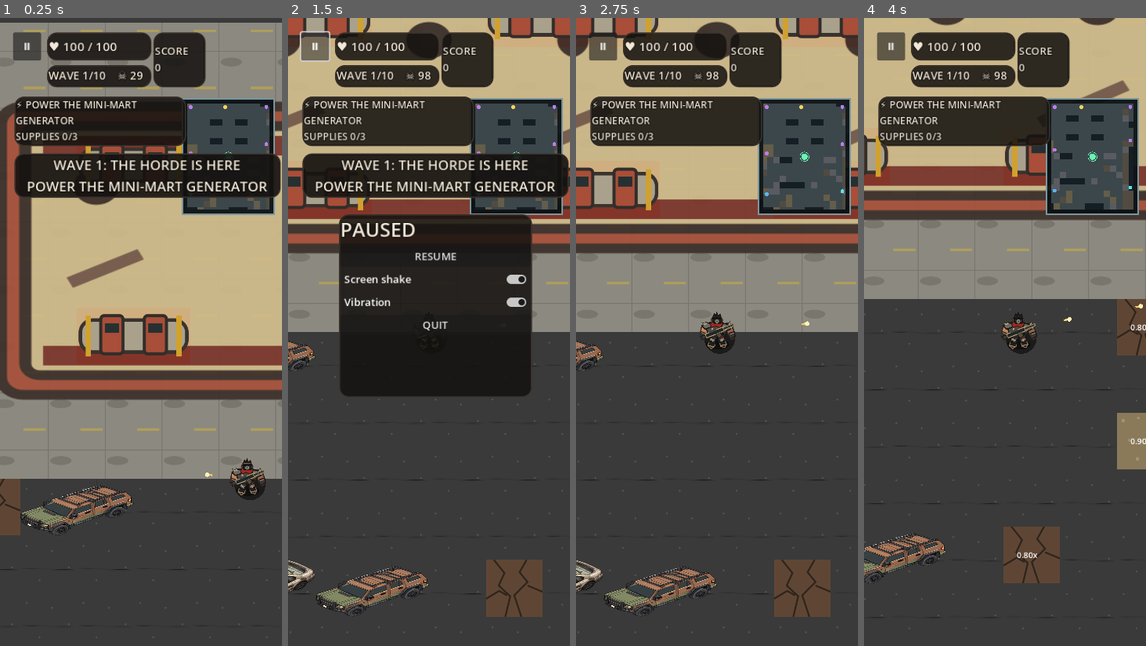
Above: before the commit, frames 1-4 (left to right).
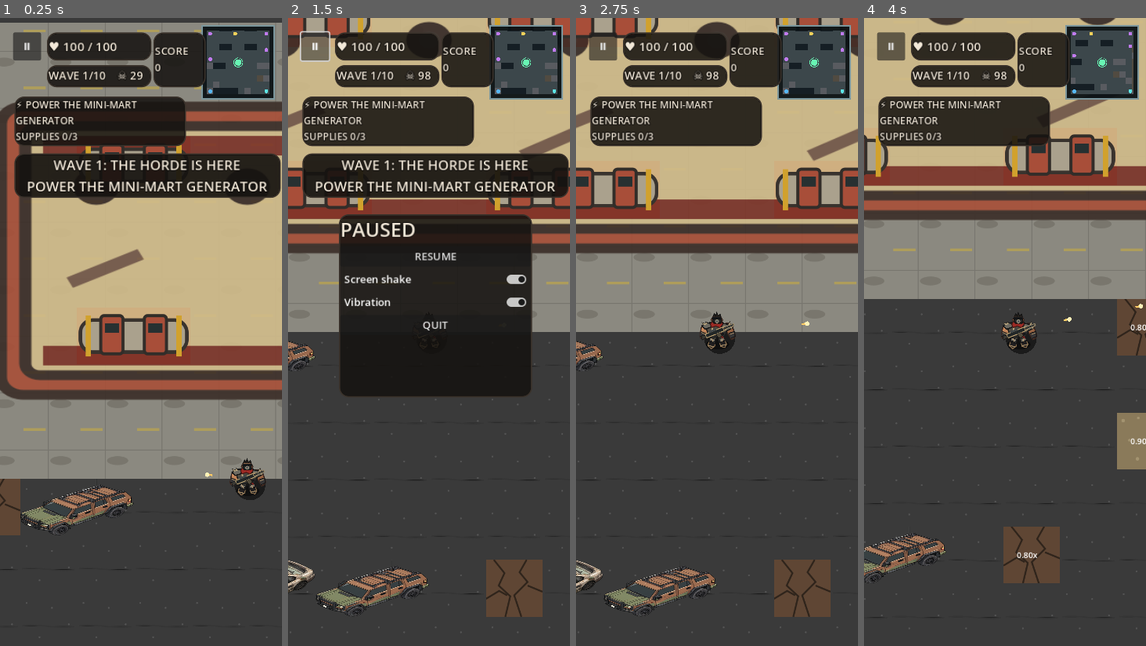
Above: after the commit, the same moments.

Repository: dennypag02/deadshift
Game: Godot game, scene res://scenes/Outskirts.tscn
Two runs of this game, one before a commit and one after it. Both use one fixed random seed, a clock stepped at 60 frames per second and the inputs below.
Inputs (mouse positions are in pixels of both pictures, inside the frame that each line leads up to):
- Up to frame 1 (0.25 s): no input
- Up to frame 2 (1.5 s): tap Enter at 0.5 s; drag from (516, 156) to (457, 193) at 0.52 s; click "Ⅱ" at 1.25 s
- Up to frame 3 (2.75 s): click "RESUME" at 2 s
- Up to frame 4 (4 s): tap Space at 2.75 s; drag from (948, 363) to (990, 457) at 2.77 s; move the mouse to (1033, 193) at 3.52 s; hold Right (ui_right) from 3.53 s (still down); tap H at 3.6 s

The runs differ from the first frame. In frame 1, 6.6% of the frame differs, in the area x 64-98%, y 1-32%; in frame 2, 6.6%; in frame 3, 8.9%; in frame 4, 8.9%.

Commit message:
Replace world objective text with icon markers and trap countdown rings

Diff:
--- a/godot/scripts/outskirts.gd
+++ b/godot/scripts/outskirts.gd
@@ -278,8 +278,8 @@
 	var tactical_map := Control.new()
 	tactical_map.set_script(load("res://scripts/tactical_minimap.gd"))
 	tactical_map.set("game", self)
-	tactical_map.position = Vector2(280, 124)
-	tactical_map.size = Vector2(140, 176)
+	tactical_map.position = Vector2(310, 12)
+	tactical_map.size = Vector2(110, 112)
 	ui.add_child(tactical_map)
 
 	var polish_hud := Control.new()
@@ -1007,7 +1007,7 @@
 	if not generator_active:
 		draw_circle(GENERATOR_POS, 42, Color(0.95, 0.80, 0.20, 0.28))
 		draw_circle(GENERATOR_POS, 22, Color("#e6c04d"))
-		_label(GENERATOR_POS + Vector2(-76, -55), "GENERATOR", 20, Color("#fff0a8"))
+		_marker_icon(GENERATOR_POS, "bolt", Color("#F2A23A"))
 
 	# Supply caches.
 	for cache in supply_caches:
@@ -1015,7 +1015,7 @@
 			var p := Vector2(cache["pos"])
 			draw_rect(Rect2(p - Vector2(24, 18), Vector2(48, 36)), Color("#4b8f61"))
 			draw_rect(Rect2(p - Vector2(30, 24), Vector2(60, 48)), Color(0.6, 1.0, 0.7, 0.25), false, 5.0)
-			_label(p + Vector2(-52, -38), "SUPPLIES", 18, Color("#d8ffdf"))
+			_marker_icon(p, "crate", Color("#6FBF4A"))
 
 	# Infestation nests: dangerous red targets at the perimeter.
 	for nest in infestation_nests:
@@ -1026,7 +1026,7 @@
 			for a in range(0, 8):
 				var angle := float(a) * TAU / 8.0
 				draw_line(p + Vector2.RIGHT.rotated(angle) * 22.0, p + Vector2.RIGHT.rotated(angle) * 54.0, Color("#a83a2f"), 7.0)
-			_label(p + Vector2(-34, -62), "NEST", 18, Color("#ffd0c4"))
+			_marker_icon(p, "nest", Color("#B1375E"))
 
 	# Three distant ambush sites. All markers use the original relay colors.
 	if not puzzle_complete:
@@ -1035,19 +1035,19 @@
 			var tint := Color("#b83a32") if color == "RED" else (Color("#3f6fa6") if color == "BLUE" else Color("#d7ae35"))
 			draw_circle(pos, 72, Color(tint.r, tint.g, tint.b, 0.20))
 			draw_circle(pos, 38, tint)
-			_label(pos + Vector2(-72, -78), color + " TRAP", 19, Color.WHITE)
+			_marker_icon(pos, "trap", tint)
 			if trap_finished.has(color):
-				_label(pos + Vector2(-44, 85), "CLEARED", 18, Color("#a0ffc0"))
+				draw_arc(pos, 52.0, 0.0, TAU, 24, Color("#6FBF4A"), 6.0)
 		if trap_active and trap_color == "BLUE":
 			for switch_pos in [RELAY_BLUE + Vector2(-320, 0), RELAY_BLUE + Vector2(0, 350)]:
 				draw_circle(switch_pos, 32, Color("#6cefff"))
 		if trap_active:
-			_label(_relay_position(trap_color) + Vector2(-100, 105), "TRAP ACTIVE", 21, Color("#fff0a8"))
-		_label(PUZZLE_CENTER + Vector2(-125, -80), "DETONATOR CORE", 20, Color("#fff0c5"))
-		_label(PUZZLE_CENTER + Vector2(-115, -50), "R > B > Y > R", 19, Color.WHITE)
+			_draw_trap_countdown(_relay_position(trap_color))
+		_marker_icon(PUZZLE_CENTER, "core", Color("#F2A23A"))
+
 	else:
 		draw_circle(PUZZLE_CENTER, 54, Color(0.20, 0.75, 0.42, 0.45))
-		_label(PUZZLE_CENTER + Vector2(-122,-72), "CORE RECOVERED", 22, Color("#d8ffdf"))
+		_marker_icon(PUZZLE_CENTER, "core", Color("#6FBF4A"))
 
 func _draw_spawn_markers() -> void:
 	_spawn_marker(HIGHWAY_WEST, Color("#e6c04d"))
@@ -1077,7 +1077,7 @@
 		if kind == "trucker":
 			draw_circle(p + Vector2(6,12), radius + 10, Color(0.05,0.05,0.05,0.55))
 			draw_circle(p, radius, Color("#7e392f"))
-			_label(p + Vector2(-42,-52), "TRUCKER", 20, Color("#ffdfbd"))
+
 		elif kind == "runner":
 			draw_circle(p, radius + 3, Color("#c98744"))
 			draw_texture_rect(ZOMBIE_ART, Rect2(p - Vector2(23,23), Vector2(46,46)), false)
@@ -1105,3 +1105,35 @@
 
 func _label(pos: Vector2, text: String, size: int, color: Color) -> void:
 	draw_string(ThemeDB.fallback_font, pos, text, HORIZONTAL_ALIGNMENT_LEFT, -1, size, color)
+
+func _marker_icon(p: Vector2, kind: String, tint: Color) -> void:
+	draw_circle(p, 52.0, Color(tint.r, tint.g, tint.b, 0.16))
+	draw_arc(p, 43.0, 0.0, TAU, 28, tint, 5.0)
+	if kind == "bolt":
+		draw_colored_polygon(PackedVector2Array([p + Vector2(-6,-28), p + Vector2(12,-28), p + Vector2(0,-5), p + Vector2(16,-5), p + Vector2(-12,30), p + Vector2(-4,4), p + Vector2(-18,4)]), tint)
+	elif kind == "crate":
+		draw_rect(Rect2(p - Vector2(19,15), Vector2(38,30)), tint)
+		draw_line(p + Vector2(-19,-15), p + Vector2(19,15), Color("#14110F"), 4.0)
+		draw_line(p + Vector2(19,-15), p + Vector2(-19,15), Color("#14110F"), 4.0)
+	elif kind == "nest":
+		draw_circle(p, 23.0, Color("#5E1B40"))
+		draw_circle(p + Vector2(-9,-5), 5.0, Color("#F2E8D8"))
+		draw_circle(p + Vector2(9,-5), 5.0, Color("#F2E8D8"))
+		draw_line(p + Vector2(-10,12), p + Vector2(10,12), Color("#F2E8D8"), 5.0)
+	elif kind == "trap":
+		for i in range(8):
+			var angle := TAU * float(i) / 8.0
+			draw_arc(p, 58.0, angle, angle + 0.34, 5, Color("#14110F"), 10.0)
+		draw_colored_polygon(PackedVector2Array([p + Vector2(0,-21), p + Vector2(22,19), p + Vector2(-22,19)]), tint)
+		draw_circle(p + Vector2(0,6), 3.0, Color("#14110F"))
+	else:
+		draw_colored_polygon(PackedVector2Array([p + Vector2(0,-24), p + Vector2(23,0), p + Vector2(0,24), p + Vector2(-23,0)]), tint)
+
+func _draw_trap_countdown(p: Vector2) -> void:
+	var remaining := maxf(0.0, trap_clock)
+	var total := 16.0 if trap_color == "RED" else 12.0
+	if trap_color == "YELLOW":
+		total = float(maxi(1, trap_required_kills))
+		remaining = float(maxi(0, trap_required_kills - trap_guard_kills))
+	draw_arc(p, 72.0, -PI / 2.0, -PI / 2.0 + TAU * clampf(remaining / total, 0.0, 1.0), 40, Color("#F2A23A"), 8.0)
+	_label(p + Vector2(-15, 8), str(ceili(remaining)), 26, Color("#F2E8D8"))
